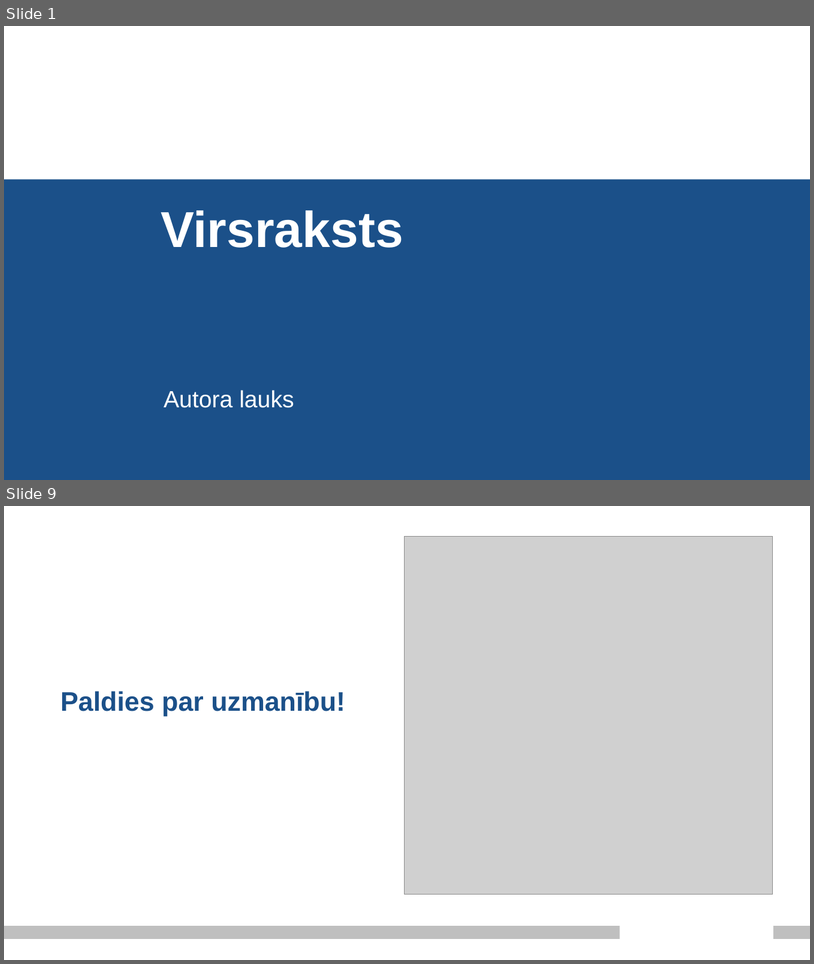
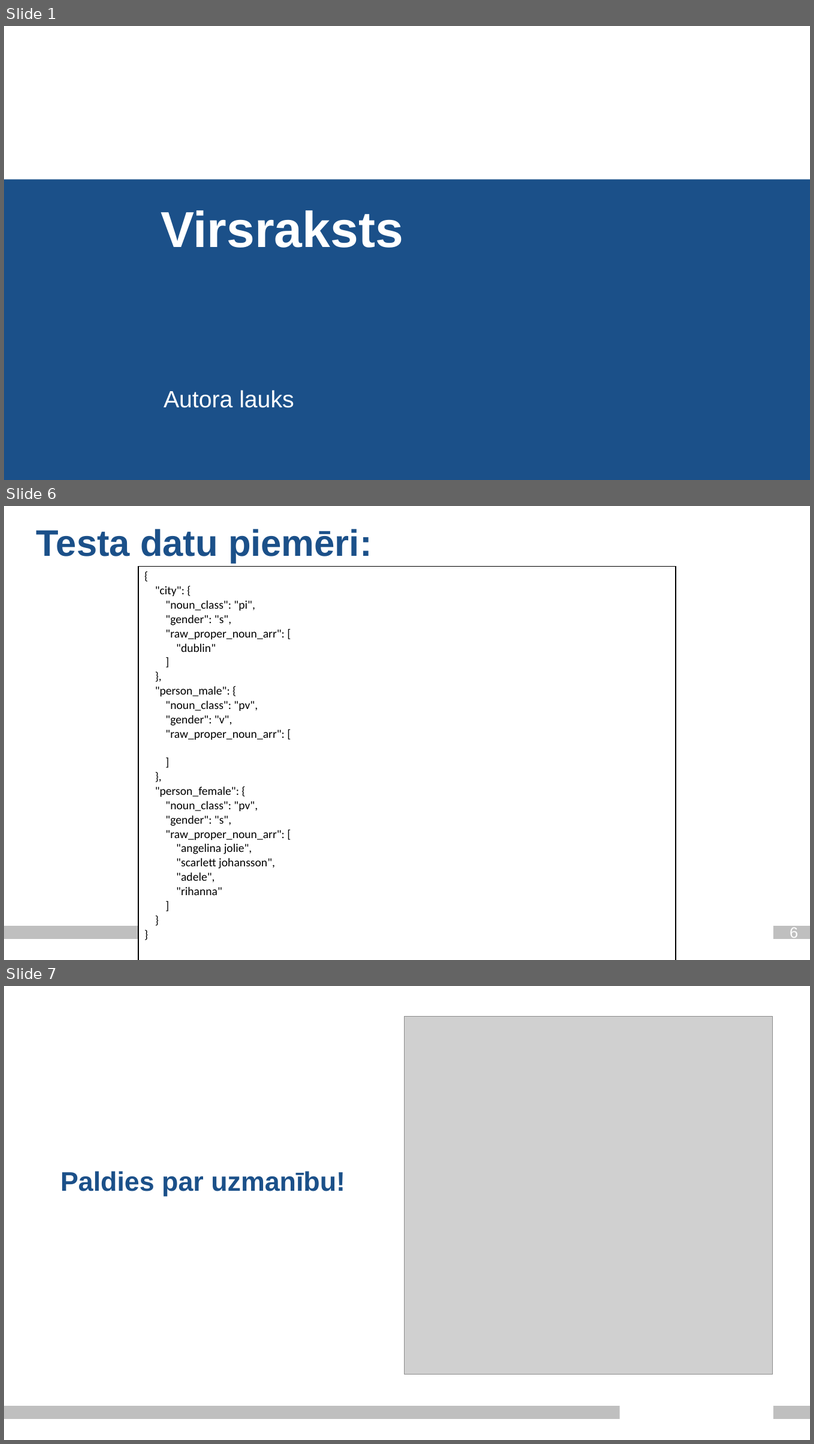
Before and after one commit to Paddlebear/valteh-ipa-translit, a slide deck: docs/valodasprez_2_ag21201_je21033.pptx. Shown one above the other, each under a label of ours: slides 1 and 9 before the commit, slides 1, 6 and 7 after it; the slides between them are not shown. The pictures are 814x964 and 814x1444 pixels, drawn with LibreOffice and Linux fonts; fonts in the diff are those of the drawing; grey boxes stand for pictures; background and template pictures are left out. Boxes give left, top, right and bottom in pixels: in the first picture for what was removed or moved away, otherwise in the second. Text is boxed around its words. In the diff, an @@ line names an element or a change of style, - is before the commit and + after.

```diff
--- a/docs/valodasprez_2_ag21201_je21033.pptx
+++ b/docs/valodasprez_2_ag21201_je21033.pptx
@@ slide 6 added at (4, 506, 810, 960), background #FFFFFF; not listed: 2 template elements that a slide beside it also shows @@
@@ title added at (36, 529, 372, 562), 44 pt, text #1B5089, bold @@
+Testa datu piemēri:
@@ table added at (138, 566, 676, 957), 1 rows, 1 columns @@
+{ / "city": { / "noun_class": "pi", / "gender": "s", / "raw_proper_noun_arr": [ / "dublin" / ] / }, / "person_male": { / "noun_class": "pv", / "gender": "v", / "raw_proper_noun_arr": [ / ] / }, / "person_female": { / "noun_class": "pv", / "gender": "s", / "raw_proper_noun_arr": [ / "angelina jolie", / "scarlett johansson", / "adele", / "rihanna" / ] / } / }
@@ page number added at (790, 927, 798, 941), 18 pt, text #FFFFFF @@
+6
@@ what was slide 9 is now slide 7 @@
```
Also in this commit, not shown: 4 other slides added, 7 slides removed.
